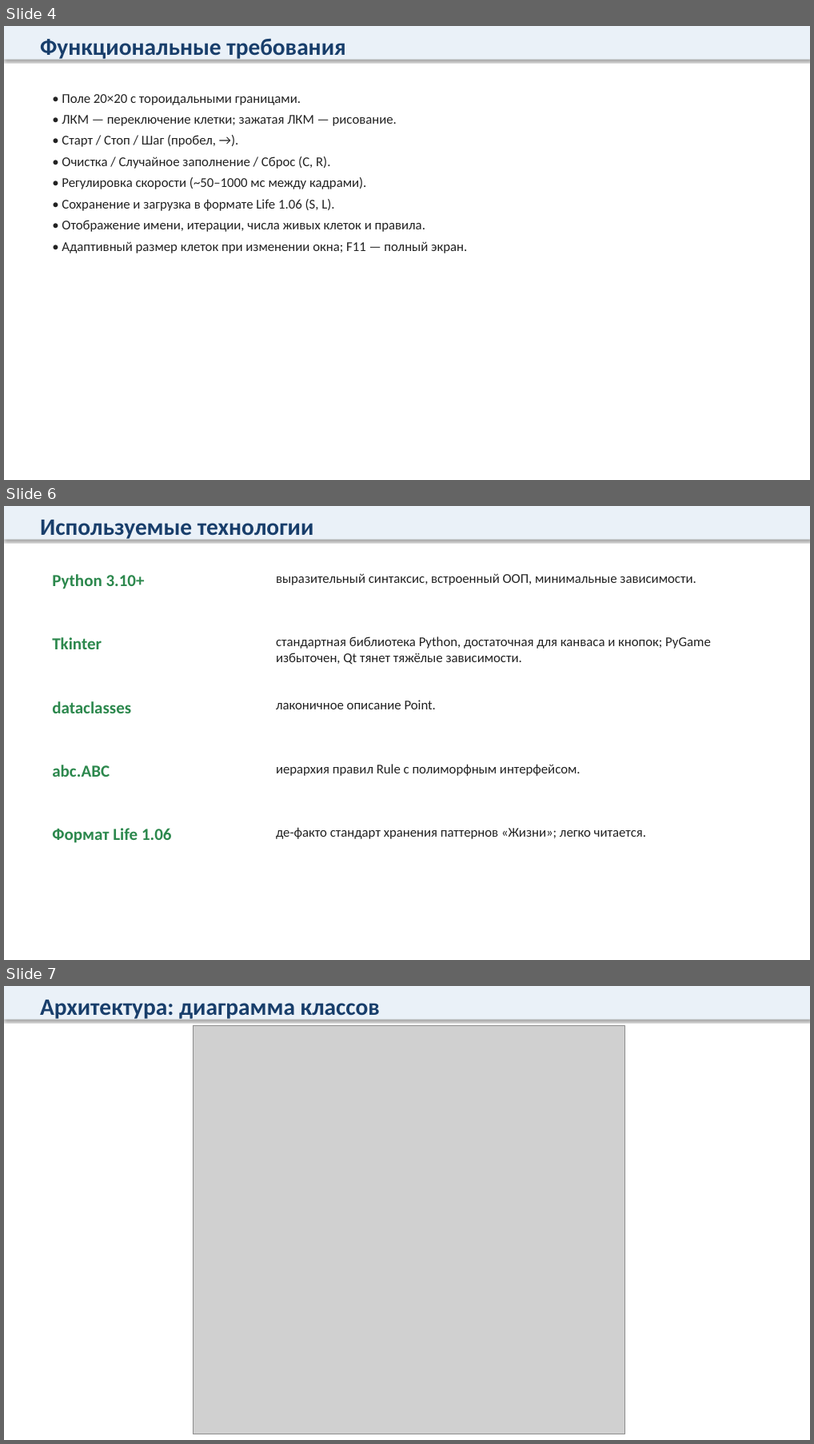
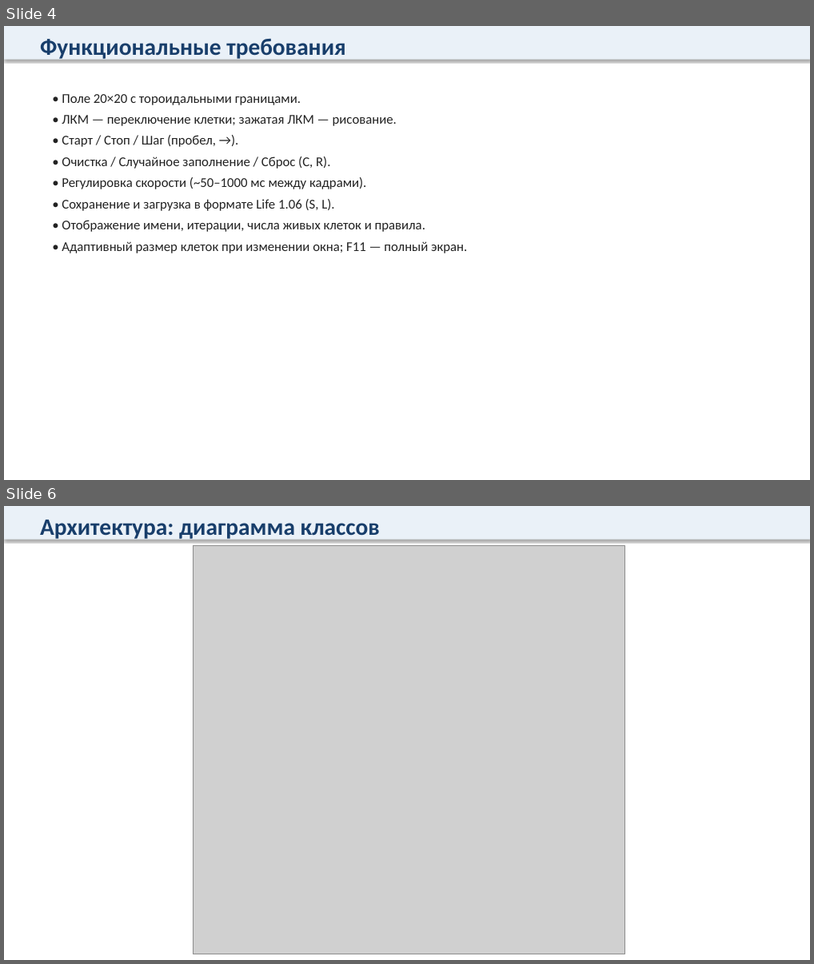
Before and after one commit to Dizrane/gamelife, a slide deck: docs/Презентация.pptx. Shown one above the other, each under a label of ours: slides 4, 6 and 7 before the commit, slides 4 and 6 after it; the slides between them are not shown. The pictures are 814x1444 and 814x964 pixels, drawn with LibreOffice and Linux fonts; fonts in the diff are those of the drawing; grey boxes stand for pictures. Boxes give left, top, right and bottom in pixels: in the first picture for what was removed or moved away, otherwise in the second. Text is boxed around its words. In the diff, an @@ line names an element or a change of style, - is before the commit and + after.

```diff
--- a/docs/Презентация.pptx
+++ b/docs/Презентация.pptx
@@ slide 6 removed at (4, 506, 810, 960), background #FFFFFF @@
@@ rectangle removed at (4, 506, 810, 540) @@
@@ text removed at (40, 520, 314, 541) @@
-Используемые технологии
@@ text removed at (52, 574, 145, 589) @@
-Python 3.10+
@@ text removed at (276, 573, 696, 585) @@
-выразительный синтаксис, встроенный ООП, минимальные зависимости.
@@ text removed at (52, 637, 102, 649) @@
-Tkinter
@@ text removed at (276, 636, 711, 664) @@
-стандартная библиотека Python, достаточная для канваса и кнопок; PyGame избыточен, Qt тянет тяжёлые зависимости.
@@ text removed at (52, 701, 131, 713) @@
-dataclasses
@@ text removed at (276, 700, 436, 709) @@
-лаконичное описание Point.
@@ text removed at (52, 764, 110, 776) @@
-abc.ABC
@@ text removed at (276, 764, 581, 776) @@
-иерархия правил Rule с полиморфным интерфейсом.
@@ text removed at (52, 828, 172, 843) @@
-Формат Life 1.06
@@ text removed at (276, 827, 646, 839) @@
-де-факто стандарт хранения паттернов «Жизни»; легко читается.
@@ what was slide 7 is now slide 6 @@
```
Also in this commit, not shown: 3 slides changed, 1 slide added, 1 other slide removed.
